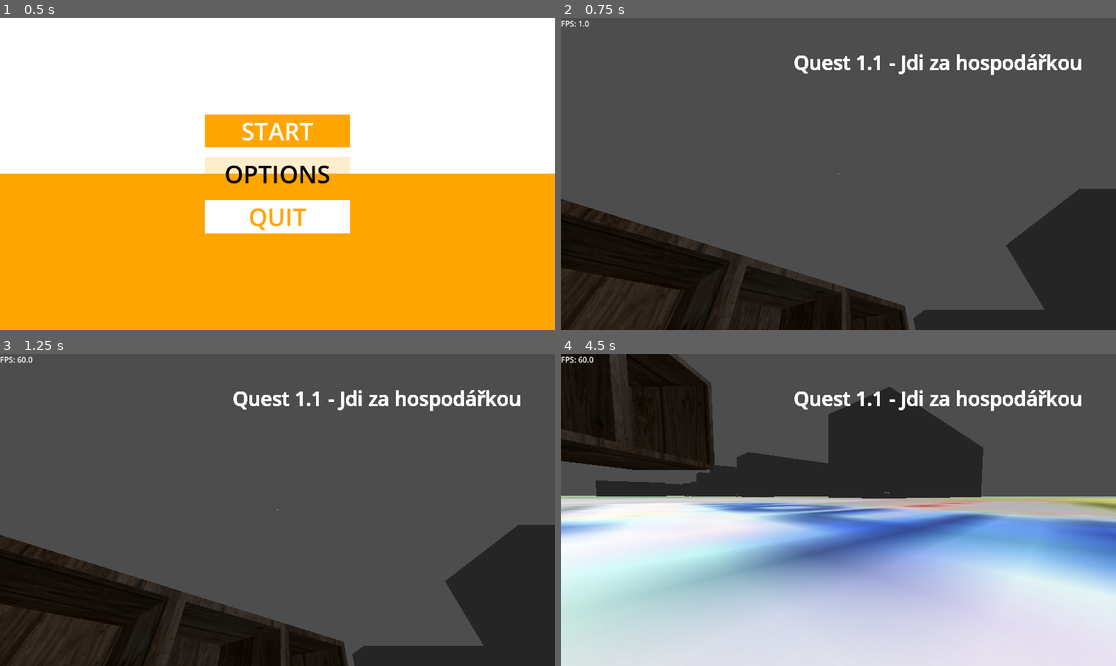
Above: before the commit, frames 1-4 (two rows, left to right).
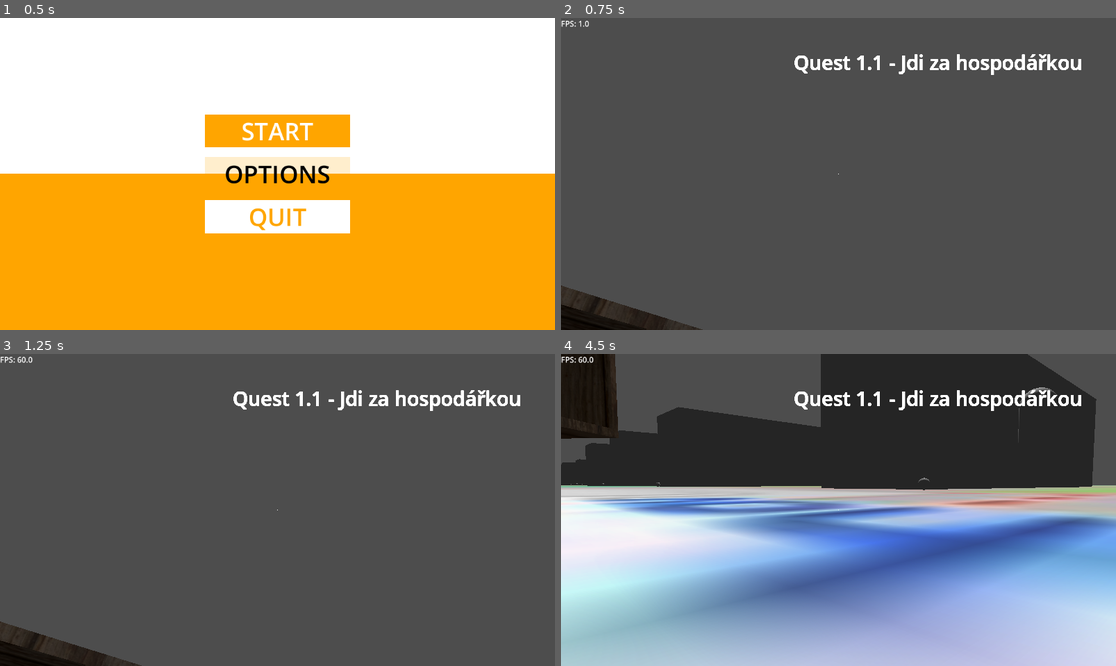
Above: after the commit, the same moments.

Repository: StrahovGameDev/StraHov
Game: Godot game, scene res://00main_scene/game_manager.tscn
The game is run twice, just before and just after one commit, with the same random seed, the same clock (stepped at 60 frames per second) and the same inputs. Video files are missing from this copy of the repository; at most half a second of black plays in their place.
Inputs (mouse positions are in pixels of both pictures, inside the frame that each line leads up to):
- Up to frame 1 (0.5 s): no input
- Up to frame 2 (0.75 s): click "START" at 0.5 s
- Up to frame 3 (1.25 s): no input
- Up to frame 4 (4.5 s): tap Enter (enter) at 1.25, 3.05 s; move the mouse to (866, 510) at 1.27 s; hold Enter (enter) 1.28-2.03 s; hold Space (fly_up) from 1.28 s (still down); tap T (t, bound only after the commit) at 1.55, 2.1, 3.8 s; move the mouse to (810, 510) at 2.02 s; tap Y (y, bound only after the commit) at 2.3 s; tap E (accept) at 2.75, 3.5, 3.6, 4.25 s; move the mouse to (849, 503) at 2.77 s; hold Y (y, bound only after the commit) 2.78-3.53 s; move the mouse to (832, 516) at 3.52 s; move the mouse to (877, 513) at 4.27 s; hold Ctrl (duck) from 4.28 s (still down)

Frame 1 is identical in both runs. In frame 2, 22% of the frame differs, in the area x 0-100%, y 54-100%; in frame 3, 22%; in frame 4, 68%, in the area x 0-100%, y 0-100%.

Commit message:
questamanager: add quest manager - global node

Diff:
--- a/00main_scene/game_manager.tscn
+++ b/00main_scene/game_manager.tscn
@@ -1,7 +1,8 @@
-[gd_scene load_steps=12 format=3 uid="uid://bh1bx58xo7kmm"]
+[gd_scene load_steps=15 format=3 uid="uid://bh1bx58xo7kmm"]
 
 [ext_resource type="Script" uid="uid://bbookv36piwvg" path="res://00main_scene/game_manager.gd" id="1_ctrpd"]
 [ext_resource type="PackedScene" uid="uid://djesgf26jvqba" path="res://scenes/player/player.tscn" id="2_ddapi"]
+[ext_resource type="PackedScene" uid="uid://d0h6plfgfa4ic" path="res://scenes/sortos_questos_test.tscn" id="2_q35ya"]
 [ext_resource type="PackedScene" uid="uid://limqqekoiruf" path="res://scenes/blocks/map.tscn" id="3_ddapi"]
 [ext_resource type="PackedScene" uid="uid://cv2buc5hncyui" path="res://scenes/global/dialog_trigger.tscn" id="4_1lmva"]
 [ext_resource type="PackedScene" uid="uid://c07q3pntyj0fy" path="res://menu/pause_menu/pause_menu.tscn" id="5_5f7xb"]
@@ -9,14 +10,21 @@
 [ext_resource type="PackedScene" uid="uid://bmcdpwrrpli6k" path="res://scenes/player/phone.tscn" id="8_0buo7"]
 [ext_resource type="PackedScene" uid="uid://c8kybpvtqyg1" path="res://cutscenes/cutscene_manager.tscn" id="8_yvaem"]
 [ext_resource type="PackedScene" uid="uid://bm06vvgv40ypg" path="res://shelf.tscn" id="9_ot8w6"]
+[ext_resource type="PackedScene" uid="uid://bejpr1711ebci" path="res://scenes/frantos_qestos.tscn" id="11_q35ya"]
 
 [sub_resource type="BoxShape3D" id="BoxShape3D_ot8w6"]
 size = Vector3(5.87, 1, 2.35)
 
 [sub_resource type="Environment" id="Environment_ddapi"]
 
+[sub_resource type="BoxMesh" id="BoxMesh_cvbbf"]
+size = Vector3(2, 2, 2)
+
 [node name="GameManager" type="Node"]
 script = ExtResource("1_ctrpd")
+
+[node name="SortosQuestos" parent="." instance=ExtResource("2_q35ya")]
+transform = Transform3D(1, 0, 0, 0, 1, 0, 0, 0, 1, 37.6135, 1.50855, -6.06856)
 
 [node name="Player" parent="." instance=ExtResource("2_ddapi")]
 transform = Transform3D(1.19249e-08, 0, -1, 0, 1, 0, 1, 0, 1.19249e-08, 33.4796, 1.098, -17.7073)
@@ -100,6 +108,13 @@
 [node name="Shelf" parent="." instance=ExtResource("9_ot8w6")]
 transform = Transform3D(-0.707107, 0, -0.707107, 0, 1, 0, 0.707107, 0, -0.707107, 38.0836, 2.12777, -18.9955)
 
+[node name="MeshInstance3D" type="MeshInstance3D" parent="."]
+transform = Transform3D(1, 0, 0, 0, 1, 0, 0, 0, 1, 50, 2, -9.42897)
+mesh = SubResource("BoxMesh_cvbbf")
+
+[node name="FrantosQestos" parent="." instance=ExtResource("11_q35ya")]
+transform = Transform3D(1, 0, 0, 0, 1, 0, 0, 0, 1, 41.0438, 1.48729, -4.79482)
+
 [connection signal="finished" from="CutsceneManager" to="pause_menu" method="_on_cutscene_manager_finished"]
 [connection signal="started" from="CutsceneManager" to="pause_menu" method="_on_cutscene_manager_started"]
 [connection signal="start" from="main_menu" to="pause_menu" method="_on_main_menu_start"]
--- /dev/null
+++ b/frantos_qestos.gd
@@ -0,0 +1,11 @@
+extends Area3D
+
+var quest_from_franta: String = "This is your SECOND quest."
+
+
+func _on_body_entered(body: Node3D) -> void:
+	if body.is_in_group("player"):
+		npc_quest(quest_from_franta)
+
+func npc_quest(quest) -> void:
+	QuestManager.add_quest(quest)
--- a/project.godot
+++ b/project.godot
@@ -15,6 +15,10 @@
 run/main_scene="uid://bh1bx58xo7kmm"
 config/features=PackedStringArray("4.4", "Forward Plus")
 config/icon="res://icon.svg"
+
+[autoload]
+
+QuestManager="*res://quest_manager.gd"
 
 [file_customization]
 
@@ -99,6 +103,16 @@
 "events": [Object(InputEventKey,"resource_local_to_scene":false,"resource_name":"","device":-1,"window_id":0,"alt_press …(192 unchanged characters)…
 ]
 }
+t={
+"deadzone": 0.2,
+"events": [Object(InputEventKey,"resource_local_to_scene":false,"resource_name":"","device":-1,"window_id":0,"alt_pressed":false,"shift_pressed":false,"ctrl_pressed":false,"meta_pressed":false,"pressed":false,"keycode":0,"physical_keycode":84,"key_label":0,"unicode":116,"location":0,"echo":false,"script":null)
+]
+}
+y={
+"deadzone": 0.2,
+"events": [Object(InputEventKey,"resource_local_to_scene":false,"resource_name":"","device":-1,"window_id":0,"alt_pressed":false,"shift_pressed":false,"ctrl_pressed":false,"meta_pressed":false,"pressed":false,"keycode":0,"physical_keycode":89,"key_label":0,"unicode":121,"location":0,"echo":false,"script":null)
+]
+}
 
 [layer_names]
 
--- /dev/null
+++ b/quest_labels.gd
@@ -0,0 +1,15 @@
+extends Control
+
+@onready var vbox = $VBoxContainer
+
+func _ready() -> void:
+	QuestManager.quest_added.connect(add_quest_label)
+
+
+func add_quest_label(index) -> void:
+	var label: Label = Label.new()
+	label.text = QuestManager.quest_array[index]
+	vbox.add_child(label)
+
+func remove_quest_label() -> void:
+	pass
--- /dev/null
+++ b/quest_labels.tscn
@@ -0,0 +1,26 @@
+[gd_scene load_steps=2 format=3 uid="uid://b0oikjky6vpu6"]
+
+[ext_resource type="Script" uid="uid://bccqw1vdheu4o" path="res://quest_labels.gd" id="1_grn6d"]
+
+[node name="QuestLabels" type="Control"]
+layout_mode = 3
+anchors_preset = 15
+anchor_right = 1.0
+anchor_bottom = 1.0
+grow_horizontal = 2
+grow_vertical = 2
+script = ExtResource("1_grn6d")
+
+[node name="VBoxContainer" type="VBoxContainer" parent="."]
+layout_mode = 0
+offset_right = 40.0
+offset_bottom = 40.0
+
+[node name="Label" type="Label" parent="VBoxContainer"]
+layout_mode = 2
+
+[node name="Label2" type="Label" parent="VBoxContainer"]
+layout_mode = 2
+
+[node name="Label3" type="Label" parent="VBoxContainer"]
+layout_mode = 2
--- /dev/null
+++ b/quest_manager.gd
@@ -0,0 +1,14 @@
+extends Node
+
+# I do not have to type quest_added(index), it works without it... so be it
+signal quest_added
+
+var quest_array: Array = []
+
+
+func add_quest(quest):
+	quest_array.append(quest)
+	var quest_index: int = quest_array.size() - 1
+#	This goes directly into QuesLabels function add_quest_label(index)
+	quest_added.emit(quest_index)
+	print(quest_array)
--- /dev/null
+++ b/scenes/frantos_qestos.tscn
@@ -0,0 +1,20 @@
+[gd_scene load_steps=4 format=3 uid="uid://bejpr1711ebci"]
+
+[ext_resource type="Script" uid="uid://d2kx0dk6dhqve" path="res://frantos_qestos.gd" id="1_vte4w"]
+
+[sub_resource type="BoxShape3D" id="BoxShape3D_fnus4"]
+size = Vector3(2.02637, 1.77344, 2.54395)
+
+[sub_resource type="BoxMesh" id="BoxMesh_t08yg"]
+
+[node name="FrantosQestos" type="Area3D"]
+script = ExtResource("1_vte4w")
+
+[node name="CollisionShape3D" type="CollisionShape3D" parent="."]
+transform = Transform3D(1, 0, 0, 0, 1, 0, 0, 0, 1, 0, 0, -0.0698242)
+shape = SubResource("BoxShape3D_fnus4")
+
+[node name="MeshInstance3D" type="MeshInstance3D" parent="."]
+mesh = SubResource("BoxMesh_t08yg")
+
+[connection signal="body_entered" from="." to="." method="_on_body_entered"]
--- a/scenes/player/player.gd
+++ b/scenes/player/player.gd
@@ -5,7 +5,7 @@
 @onready var dialog = $CanvasLayer/Dialog
 
 @export var speed = 5.0
-const DEFAULT_SPEED = 1.8
+const DEFAULT_SPEED = 5.0
 const JUMP_VELOCITY = 4.5
 
 var mouse_sens = 0.5
@@ -38,6 +38,14 @@
 func _input(event: InputEvent) -> void:
 	if console_visible:
 		return
+
+	#region
+#	 Delete, just for testing
+	if event.is_action_pressed("t"):
+		Input.set_mouse_mode(Input.MOUSE_MODE_VISIBLE)
+	if event.is_action_pressed("y"):
+		Input.set_mouse_mode(Input.MOUSE_MODE_CAPTURED)
+	#endregion
 
 	if event is InputEventMouseMotion and !weapon_selector:
 		rotate_y(deg_to_rad(-event.relative.x * mouse_sens))
@@ -81,6 +89,7 @@
 func _process(delta):
 	# Debug, delete later
 	$FPS.text = "FPS: " + str(Engine.get_frames_per_second())
+
 
 	if console_visible:
 		return
@@ -127,7 +136,7 @@
 	else:
 		velocity.x = move_toward(velocity.x, 0, speed)
 		velocity.z = move_toward(velocity.z, 0, speed)
-		print(speed)
+		#print(speed)
 	speed = DEFAULT_SPEED
 	move_and_slide()
 
--- a/scenes/player/player.tscn
+++ b/scenes/player/player.tscn
@@ -1,10 +1,11 @@
-[gd_scene load_steps=12 format=4 uid="uid://djesgf26jvqba"]
+[gd_scene load_steps=13 format=4 uid="uid://djesgf26jvqba"]
 
 [ext_resource type="Script" uid="uid://bdbrbuktuwnt8" path="res://scenes/player/player.gd" id="1_l7a3g"]
 [ext_resource type="Script" uid="uid://cjkdvcailusal" path="res://scenes/player/cross_hair.gd" id="2_ujf4b"]
 [ext_resource type="PackedScene" uid="uid://blnv74irts5gj" path="res://scenes/global/console.tscn" id="2_whsb8"]
 [ext_resource type="Texture2D" uid="uid://b3kq5qbad6e34" path="res://scenes/player/player_kafka_kafka2.png" id="3_hqtel"]
 [ext_resource type="PackedScene" uid="uid://rukcl2t6m65y" path="res://scenes/player/weapon_manager.tscn" id="5_sweqy"]
+[ext_resource type="PackedScene" uid="uid://b0oikjky6vpu6" path="res://quest_labels.tscn" id="6_75vfm"]
 
 [sub_resource type="CapsuleShape3D" id="CapsuleShape3D_1tgjw"]
 
@@ -102,6 +103,7 @@
 transform = Transform3D(1, 0, 0, 0, 1, 0, 0, 0, 1, 0, 1, -0.5)
 
 [node name="Camera3D" type="Camera3D" parent="Head"]
+keep_aspect = 0
 
 [node name="CrossHair" type="CenterContainer" parent="."]
 anchors_preset = 8
@@ -131,5 +133,7 @@
 
 [node name="WeaponManager" parent="." instance=ExtResource("5_sweqy")]
 
+[node name="QuestLabels" parent="." instance=ExtResource("6_75vfm")]
+
 [connection signal="g_pressed" from="WeaponManager" to="." method="_on_weapon_manager_g_pressed"]
 [connection signal="g_released" from="WeaponManager" to="." method="_on_weapon_manager_g_released"]
--- /dev/null
+++ b/scenes/sortos_questos_test.gd
@@ -0,0 +1,11 @@
+extends Area3D
+
+var quest_from_sort: String = "This is your first quest."
+
+
+func _on_body_entered(body: Node3D) -> void:
+	if body.is_in_group("player"):
+		npc_quest(quest_from_sort)
+
+func npc_quest(quest) -> void:
+	QuestManager.add_quest(quest)
--- /dev/null
+++ b/scenes/sortos_questos_test.tscn
@@ -0,0 +1,21 @@
+[gd_scene load_steps=4 format=3 uid="uid://d0h6plfgfa4ic"]
+
+[ext_resource type="Script" uid="uid://c0jsrlxup0qnd" path="res://scenes/sortos_questos_test.gd" id="1_ew5mk"]
+
+[sub_resource type="CapsuleMesh" id="CapsuleMesh_ej0tv"]
+
+[sub_resource type="SphereShape3D" id="SphereShape3D_ew5mk"]
+radius = 1.41182
+
+[node name="SortosQuestos" type="Area3D"]
+script = ExtResource("1_ew5mk")
+
+[node name="MeshInstance3D" type="MeshInstance3D" parent="."]
+transform = Transform3D(1, 0, 0, 0, 1, 0, 0, 0, 1, 0, 0.720397, 0)
+mesh = SubResource("CapsuleMesh_ej0tv")
+
+[node name="CollisionShape3D" type="CollisionShape3D" parent="."]
+transform = Transform3D(1, 0, 0, 0, 1, 0, 0, 0, 1, 0, 0.990132, 0)
+shape = SubResource("SphereShape3D_ew5mk")
+
+[connection signal="body_entered" from="." to="." method="_on_body_entered"]
Not shown, added: frantos_qestos.gd.uid
Not shown, added: quest_labels.gd.uid
Not shown, added: quest_manager.gd.uid
Not shown, added: scenes/sortos_questos_test.gd.uid
